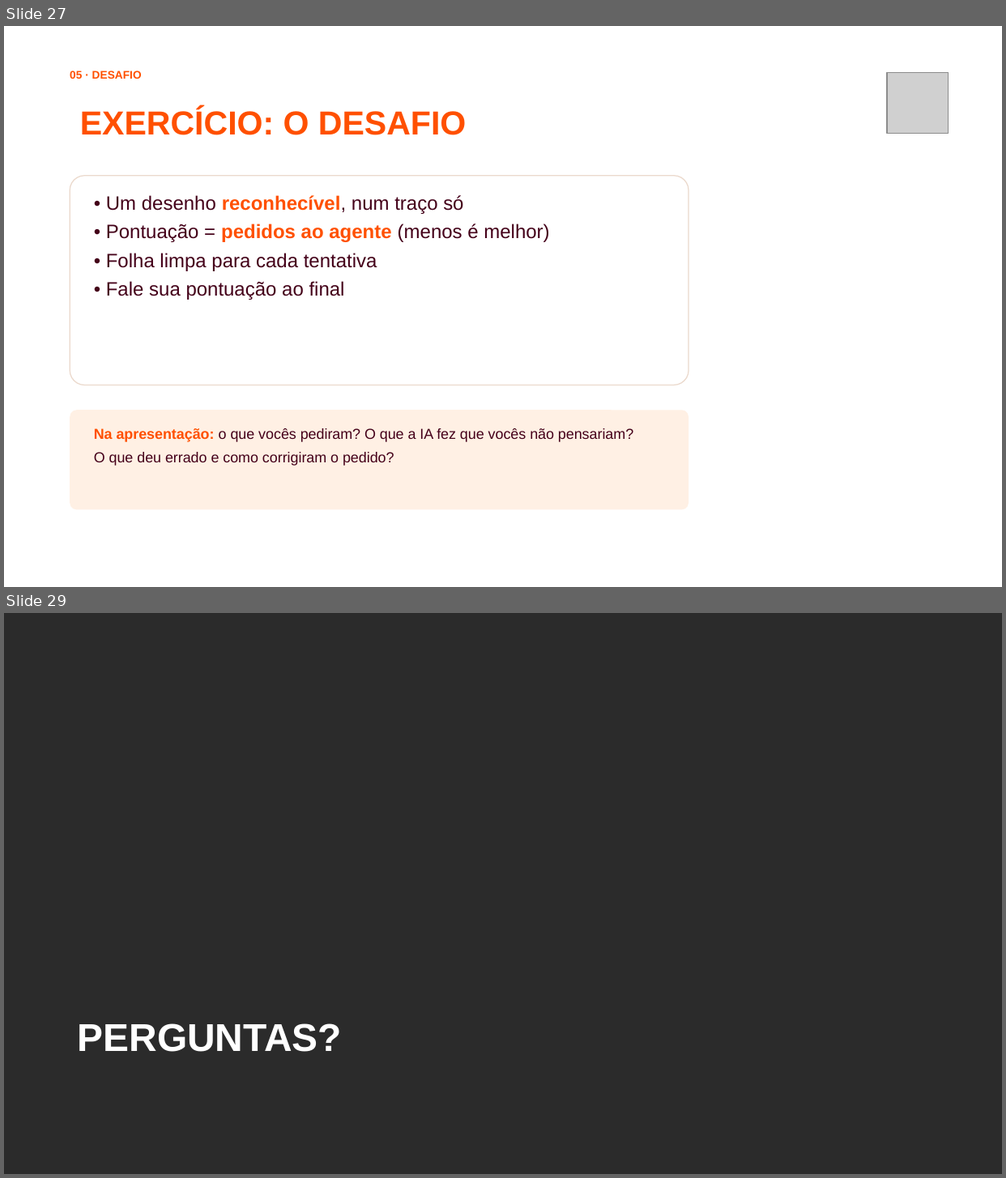
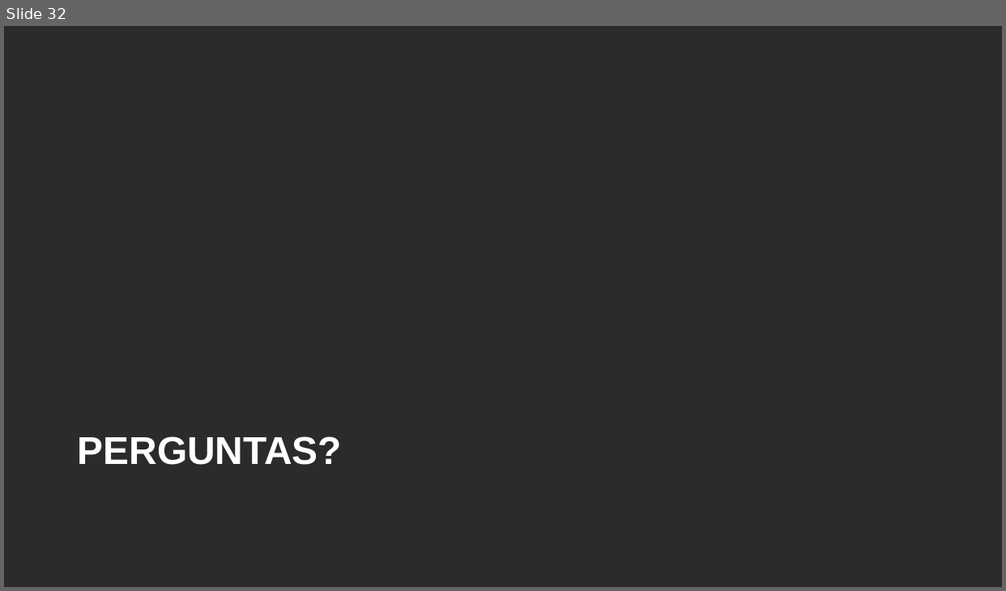
Before and after one commit to jhlr/plotter, a slide deck: workshop/dinamica-ia-hardware.pptx. Shown one above the other, each under a label of ours: slides 27 and 29 before the commit, slide 32 after it; the slides between them are not shown. The pictures are 1006x1178 and 1006x591 pixels, drawn with LibreOffice and Linux fonts; fonts in the diff are those of the drawing; grey boxes stand for pictures; background and template pictures are left out; a plain dark background stands for a picture behind light text. Boxes give left, top, right and bottom in pixels: in the first picture for what was removed or moved away, otherwise in the second. Text is boxed around its words. In the diff, an @@ line names an element or a change of style, - is before the commit and + after.

```diff
--- a/workshop/dinamica-ia-hardware.pptx
+++ b/workshop/dinamica-ia-hardware.pptx
@@ slide 27 removed at bbox=[4, 26, 1002, 587], background picture (left out) @@
@@ text removed at bbox=[70, 71, 142, 79] @@
-05 · DESAFIO
@@ picture removed at bbox=[887, 72, 948, 133] @@
@@ text removed at bbox=[80, 109, 466, 135] @@
-EXERCÍCIO: O DESAFIO
@@ rounded rectangle removed at bbox=[70, 176, 688, 386] @@
@@ text removed at bbox=[106, 195, 549, 300] @@
-• Um desenho reconhecível, num traço só
-• Pontuação = pedidos ao agente (menos é melhor)
-• Folha limpa para cada tentativa
-• Fale sua pontuação ao final
@@ rounded rectangle removed at bbox=[70, 410, 688, 510] @@
@@ text removed at bbox=[94, 429, 633, 466] @@
-Na apresentação: o que vocês pediram? O que a IA fez que vocês não pensariam?
-O que deu errado e como corrigiram o pedido?
@@ what was slide 29 is now slide 32 @@
```
Also in this commit, not shown: 7 slides changed, 6 slides added, 2 other slides removed, 13 other files.
